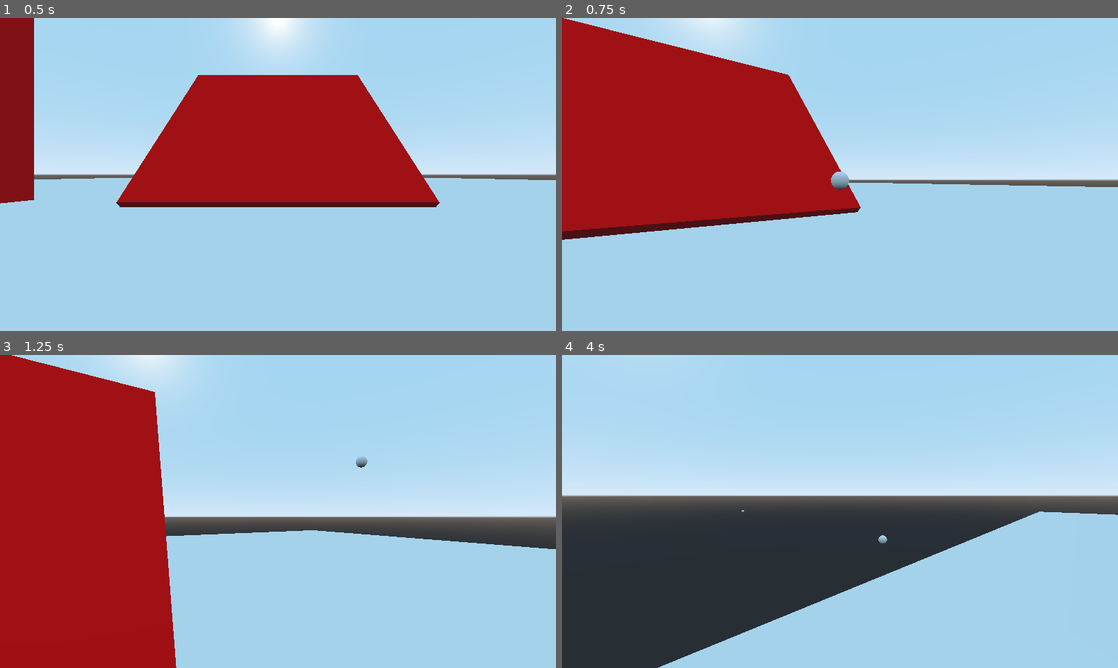
Above: before the commit, frames 1-4 (two rows, left to right).
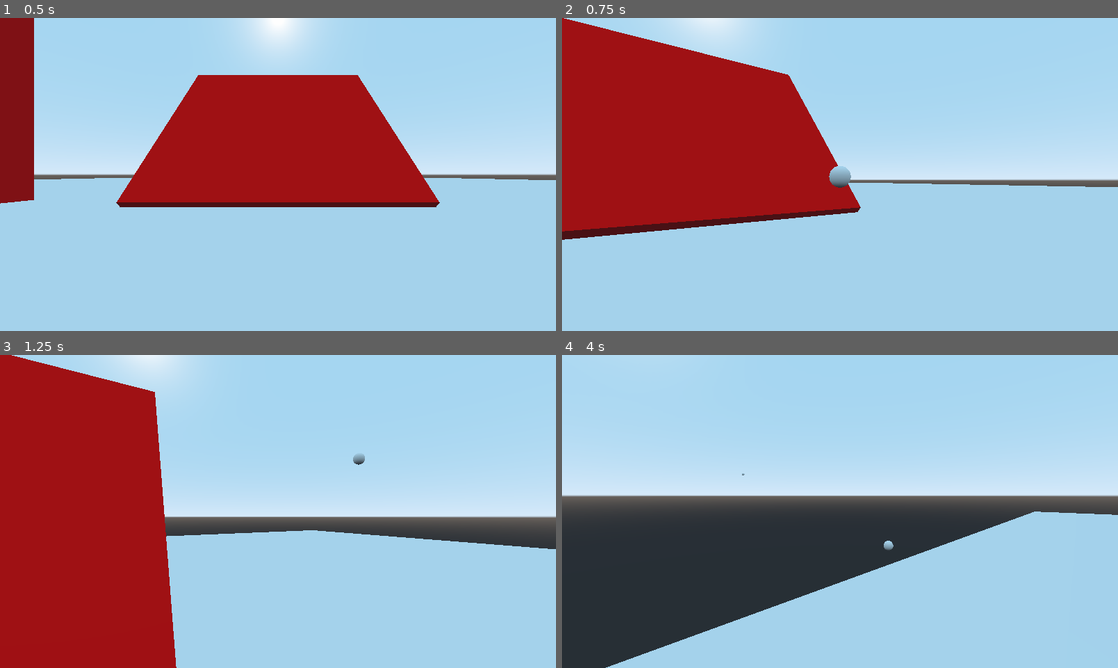
Above: after the commit, the same moments.

Repository: duckinator/nyoom
Game: Godot game, scene res://Main.tscn
Two runs of this game, one before a commit and one after it. Both use one fixed random seed, a clock stepped at 60 frames per second and the inputs below.
Inputs (mouse positions are in pixels of both pictures, inside the frame that each line leads up to):
- Up to frame 1 (0.5 s): no input
- Up to frame 2 (0.75 s): tap Enter at 0.5 s; move the mouse to (867, 174) at 0.52 s; hold W (movement_forward) from 0.53 s (still down); click (867, 174) at 0.6 s
- Up to frame 3 (1.25 s): keep holding W (movement_forward); tap Space (movement_jump) at 0.77 s
- Up to frame 4 (4 s): keep holding W (movement_forward); move the mouse to (812, 511) at 1.27 s; click (812, 511) at 1.35 s; tap Space (movement_jump) at 1.52, 3.02, 3.77 s; move the mouse to (851, 505) at 2.02 s; right-click (851, 505) at 2.1 s; click (851, 505) at 2.3 s; move the mouse to (834, 517) at 2.77 s; click (834, 517) at 2.85 s; move the mouse to (878, 514) at 3.52 s; click (878, 514) at 3.6 s

Frame 1 is identical in both runs. In frame 2, 0.2% of the frame differs, in the area x 48-52%, y 47-55%; in frame 3, less than 0.1%; in frame 4, 2.6%, in the area x 7-100%, y 37-100%.

Commit message:
add various debug-related stuff.

Diff:
--- a/src/Bullet.gd
+++ b/src/Bullet.gd
@@ -6,6 +6,8 @@
 
 # Called when the node enters the scene tree for the first time.
 func _ready():
+	add_collision_exception_with(get_parent().get_node('Player'))
+	connect("body_entered", self, "on_body_entered")
 	var timer = Timer.new()
 	timer.set_one_shot(true)
 	timer.set_wait_time(5)
@@ -33,3 +35,8 @@
 
 func fire(impulse):
 	next_impulse = impulse
+
+func on_body_entered(body):
+	if body is KinematicBody:
+		add_collision_exception_with(body)
+	print("BODY ENTERED", body, body.name)
--- a/src/Bullet.tscn
+++ b/src/Bullet.tscn
@@ -11,6 +11,8 @@
 radius = 0.25
 
 [node name="Bullet" type="RigidBody"]
+contacts_reported = 4
+contact_monitor = true
 script = ExtResource( 1 )
 
 [node name="MeshInstance" type="MeshInstance" parent="."]
--- a/src/Level1.tscn
+++ b/src/Level1.tscn
@@ -24,35 +24,32 @@
 [node name="Level1" type="Spatial"]
 
 [node name="Floor" type="MeshInstance" parent="."]
-editor/display_folded = true
 mesh = SubResource( 1 )
 material/0 = null
 
-[node name="StaticBody" type="StaticBody" parent="Floor"]
+[node name="FloorStaticBody" type="StaticBody" parent="Floor"]
 
-[node name="CollisionShape" type="CollisionShape" parent="Floor/StaticBody"]
+[node name="CollisionShape" type="CollisionShape" parent="Floor/FloorStaticBody"]
 shape = SubResource( 2 )
 
 [node name="MeshInstance" type="MeshInstance" parent="."]
-editor/display_folded = true
 transform = Transform( 1, 0, 0, 0, 0.707107, 0.707107, 0, -0.707107, 0.707107, 0, 3, 0 )
 mesh = SubResource( 4 )
 material/0 = null
 
-[node name="StaticBody" type="StaticBody" parent="MeshInstance"]
+[node name="MI1StaticBody" type="StaticBody" parent="MeshInstance"]
 
-[node name="CollisionShape" type="CollisionShape" parent="MeshInstance/StaticBody"]
+[node name="CollisionShape" type="CollisionShape" parent="MeshInstance/MI1StaticBody"]
 shape = SubResource( 5 )
 
 [node name="MeshInstance2" type="MeshInstance" parent="."]
-editor/display_folded = true
 transform = Transform( 1, 0, 0, 0, 1, 0, 0, 0, 1, -15, 5, 3 )
 mesh = SubResource( 4 )
 material/0 = null
 
-[node name="StaticBody" type="StaticBody" parent="MeshInstance2"]
+[node name="MI2StaticBody" type="StaticBody" parent="MeshInstance2"]
 
-[node name="CollisionShape" type="CollisionShape" parent="MeshInstance2/StaticBody"]
+[node name="CollisionShape" type="CollisionShape" parent="MeshInstance2/MI2StaticBody"]
 shape = SubResource( 6 )
 
 [node name="Player" parent="." instance=ExtResource( 1 )]
--- a/src/Player.gd
+++ b/src/Player.gd
@@ -35,10 +35,10 @@
 	#camera.fov = Game.get_field_of_view()
 
 func action_primary(_delta):
-	var impulse = get_global_transform().basis * Vector3(0, 0, -50)
 	var bullet = BULLET.instance()
 	bullet.global_transform = $RotationHelper/Camera/BulletSpawn.global_transform
-	#bullet.rotation = Vector3(rotation.x, rotation_helper.rotation.y, 0)
+	print(rotation, rotation_helper.rotation.x)
+	var impulse = (get_global_transform().basis * Vector3(0, 0, -50)).rotated(Vector3(1, 0, 0), rotation_helper.rotation.x)
 	#bullet.translation = translation + Vector3(0, -0.5, 0)
 	get_parent().add_child(bullet)
 	bullet.fire(impulse)
--- a/src/Player.tscn
+++ b/src/Player.tscn
@@ -23,4 +23,4 @@
 current = true
 
 [node name="BulletSpawn" type="Spatial" parent="RotationHelper/Camera"]
-transform = Transform( 1, 0, 0, 0, 1, 0, 0, 0, 1, 0, 0, -1.5 )
+transform = Transform( 1, 0, 0, 0, 1, 0, 0, 0, 1, 0, 0, -0.5 )
